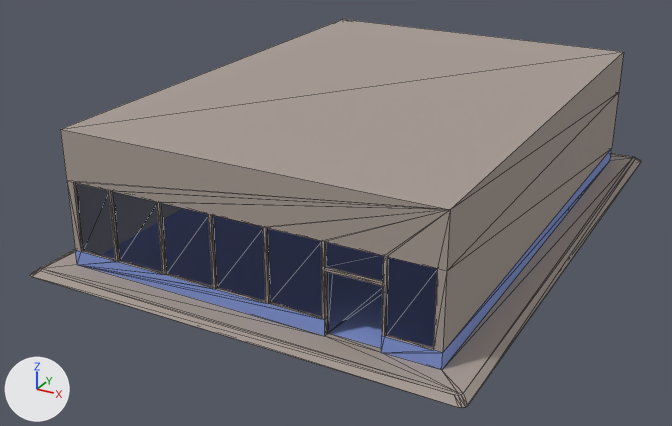
Two versions of the glTF model assets/models/buildings/StoreSmallGreybox.glb, one commit apart.
Camera for both pictures: a 50 mm lens placed at (15.8, -32.4, 15.6), pointed at (-1.0, -1.8, 0.3). Every picture has the same lights, and +X, +Y and +Z are marked at lower left. The older version comes first. Mesh edges are drawn as thin lines. Vertices at exactly the same position are counted once.

In view in the first picture: 'store_small_col', 'store_small_windows_col'.
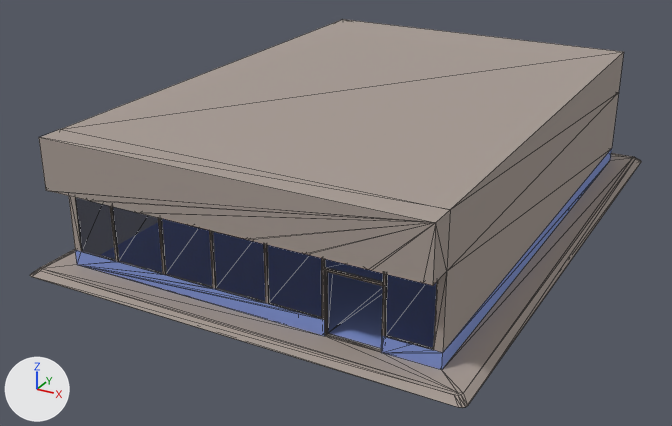
Location of each change, (x1, y1, x2, y2) in pixels of the pictures (672 x 426 px):
```json
{"part": 1, "of": "me_cube_002", "change": "built on", "before": [60, 129, 450, 352], "after": [39, 129, 450, 352]}
```

Scene script edits in JSON lines:
```json
{"block": "me_cube_002", "where": "# used by ob_store_small_col; location = (0.0, 0.0, 0.0)"}
{"op": "remove", "block": "me_cube_002", "code": "me_cube_002.from_pydata(...)  # 176 vertices, 368 faces; spans x -8.4..8.4, y -11.4..11.4, z 0.0..5.4"}
{"op": "add", "block": "me_cube_002", "code": "me_cube_002.from_pydata(...)  # 252 vertices, 520 faces; spans x -8.4..8.4, y -11.4..11.4, z 0.0..5.4"}
{"block": "me_cube_002", "change": "me_cube_002 part 1"}
{"block": "me_cube_002", "change": "60 faces are deleted"}
{"block": "me_cube_002", "change": "28 vertices are added at x 1.1..6.9, y -10.1, z 0.2..3.5"}
{"block": "me_cube_002", "change": "18 new vertices lie (0.0, -1.0, 0.0) away from vertices in x -7.2..7.2, y -10.2, z 3.5..5.4"}
{"block": "me_cube_002", "change": "10 new vertices lie (0.0, 0.0, 1.7) away from vertices in x 3.1..5.3, y -10.2..-10.0, z 0.8"}
{"block": "me_cube_002", "change": "6 new vertices lie (-0.9, 0.0, 0.0) away from vertices in x 3.1, y -10.2..-10.0, z 0.8"}
{"block": "me_cube_002", "change": "6 new vertices lie (0.0, 0.0, -0.6) away from vertices in x 2.2..5.3, y -10.1, z 0.8"}
{"block": "me_cube_002", "change": "8 new vertices lie (0.9, 0.0, 0.0) away from vertices in x 5.3, y -10.2..-10.0, z 0.2..0.8"}
{"block": "me_cube_002", "change": "208 new faces join them, mat_material (grey #a89c95)"}
{"block": "me_cube_002", "change": "4 new faces join them, mat_material_002 (blue #8498db)"}
```
